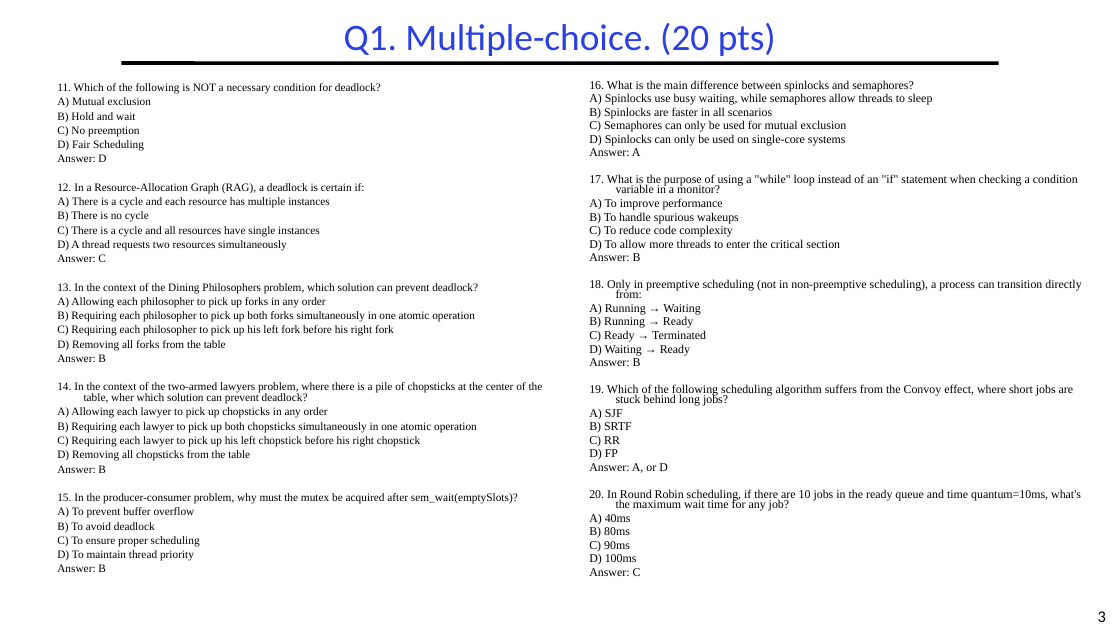
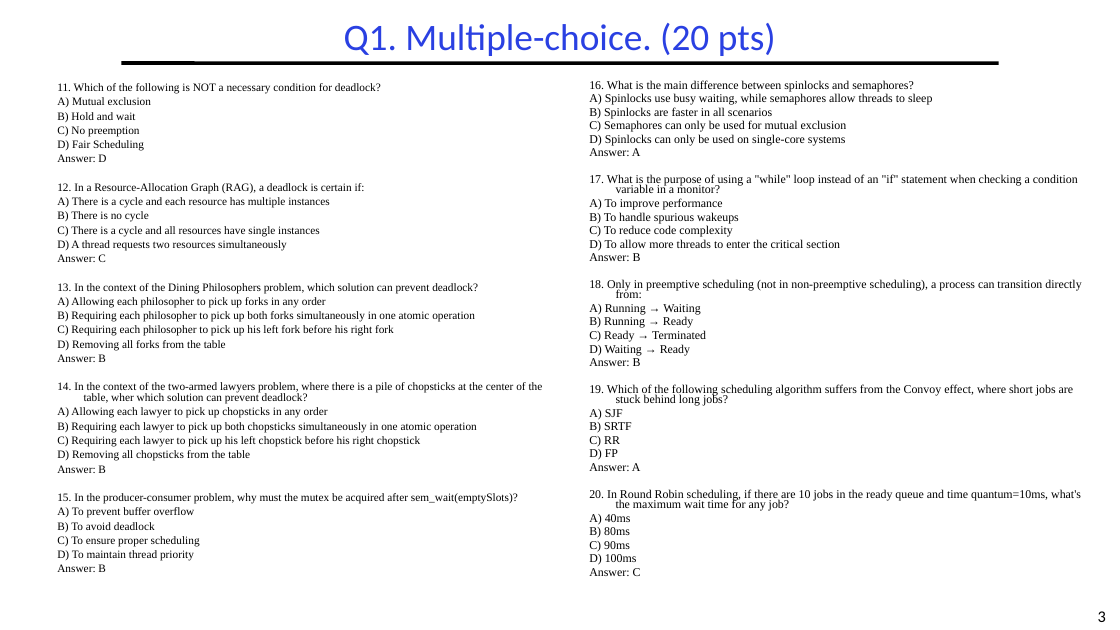
Before and after one commit to guhofstra/CSC256Fa25, a slide deck: slide 3 of PPTs/Exam/OS MidtermExam ANS Sp2025.pptx. Drawn at 1120x630 pixels with LibreOffice and Linux fonts; fonts in the diff are those of the drawing. Boxes give left, top, right and bottom in pixels: in the first picture for what was removed or moved away, otherwise in the second. Text is boxed around its words. In the diff, an @@ line names an element or a change of style, - is before the commit and + after.

```diff
--- a/PPTs/Exam/OS MidtermExam ANS Sp2025.pptx
+++ b/PPTs/Exam/OS MidtermExam ANS Sp2025.pptx
@@ text at (x1=589, y1=463, x2=641, y2=471): text changed @@
-Answer: A, or D
+Answer: A
```
Also in this commit, not shown: 9 other slides changed, 1 other file.
